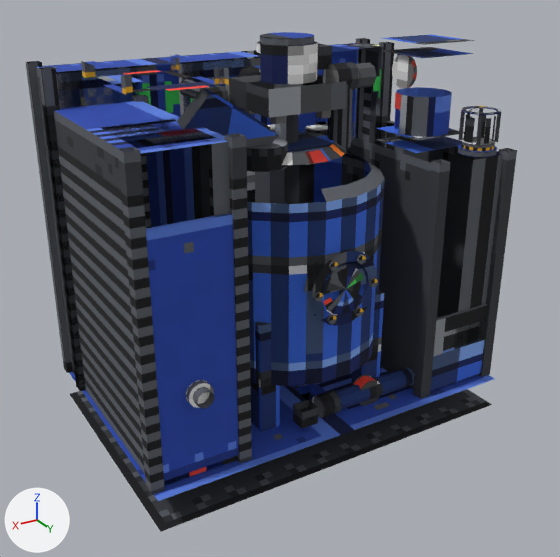
Renders of the glTF model computers/src/main/resources/assets/jsc/jsmodels/chain/chemical_reactor.glb from each side of a commit.
One viewpoint serves both versions: a 50 mm camera at (1.91, 4.38, 2.56) aimed at (-0.94, -0.38, 0.18). Lighting does not change. The marker at lower left points along +X, +Y and +Z. The older version comes first. Where no turn or scale is listed for an object, it has been applied to the vertices. Vertices at exactly the same position are counted once.

In view in the first picture: 'body', 'body_glow', 'part_1_tint_batch_glow' and 1 more.
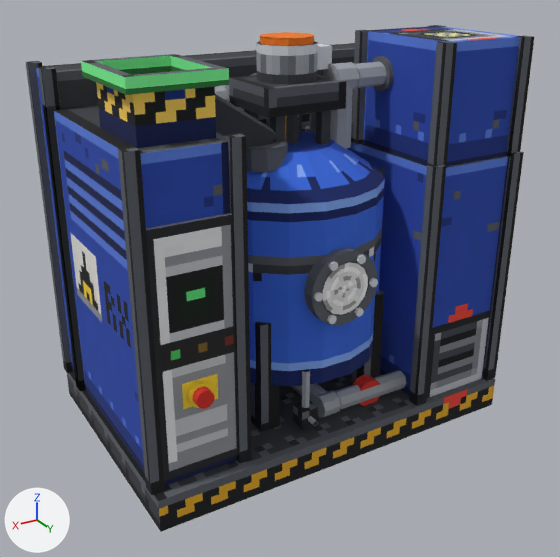
Edits to the bpy script that builds the scene:
```text
Change me_body:
    used by ob_body; location = (-2.5, 0.5, -65.0)
    remove me_body.from_pydata(...)  # 6045 vertices, 5360 faces; spans x -0.02..3.02, y -2.02..0.02, z 64.0..66.99
    add me_body.from_pydata(...)  # 6426 vertices, 5648 faces; spans x -0.02..3.02, y -2.02..0.02, z 64.0..66.99
    me_body part 1: the loose piece of 8 vertices spanning x 0.64..0.73, y -0.17..-0.08, z 64.25..66.16 is moved by (0.09, 0.06, 0.0)
    me_body part 2: the loose piece of 8 vertices spanning x -0.02..0.08, y -0.17..-0.08, z 64.25..66.16 is moved by (0.0, 0.06, 0.0)
    me_body part 3: the loose piece of 24 vertices spanning x 0.04..0.33, y -0.43..-0.14, z 66.12..66.16 is moved by (0.0, -1.03, 0.0)
    me_body part 4: the loose piece of 49 vertices spanning x 0.04..0.33, y -0.43..-0.14, z 66.16 is moved by (0.0, -1.03, 0.0)
    me_body part 5: the loose piece of 24 vertices spanning x 0.06..0.31, y -0.41..-0.16, z 66.16..66.21 is moved by (0.0, -1.03, 0.0)
    me_body part 6: the loose piece of 25 vertices spanning x 0.06..0.31, y -0.41..-0.16, z 66.21 is moved by (0.0, -1.03, 0.0)
    me_body part 7: 52 loose pieces with 551 vertices, spanning x 0.0..2.81, y -2.0..-0.09, z 64.28..66.91, are deleted
    me_body part 8: 30 vertices moved from x 0.03..0.69, y -1.62..-0.12, z 64.25..66.78 to x 0.03..0.78, y -1.62..-0.06, z 64.25..66.78; 8 vertices removed from x -0.02..0.64, y -1.67..-1.58, z 64.25..66.16; 936 vertices added at x -0.02..0.83, y -1.67..-0.05, z 64.25..66.97
    me_body part 9: 4374 kept faces spanning x -0.02..3.02, y -2.02..0.02, z 64.0..66.99 get new texture (UV) coordinates
    other edits to the shape of me_body do not show in these pictures
Change me_body_glow:
    used by ob_body_glow; location = (-2.5, 0.5, -65.0)
    remove me_body_glow.from_pydata(...)  # 256 vertices, 192 faces; spans x 0.078..0.297, y -0.391..-0.172, z 66.213..66.463
    add me_body_glow.from_pydata(...)  # 293 vertices, 212 faces; spans x -0.017..3.0, y -2.001..0.002, z 64.0..66.97
    me_body_glow part 10: the loose piece of 64 vertices spanning x 0.078..0.297, y -0.391..-0.172, z 66.213..66.463 is moved by (0.0, -1.031, 0.0)
    me_body_glow part 11: the loose piece of 4 vertices spanning x 0.089..0.113, y -0.357..-0.321, z 66.213..66.4 is moved by (0.0, -1.031, 0.0)
    me_body_glow part 12: 113 vertices added at x -0.017..3.0, y -2.001..0.002, z 64.0..66.97
    other edits to the shape of me_body_glow do not show in these pictures
Change me_part_1_tint_batch_glow:
    where me_part_1_tint_batch_glow.from_pydata(...)  # 65 vertices, 32 faces; spans x -0.192..0.192, y -0.003..0.004, z -0.192..0.192
    used by ob_part_1_tint_batch_glow; location = (-1.0, 0.409, 0.375)
    me_part_1_tint_batch_glow part 13: texture (UV) coordinates of 32 of 32 faces, centred in x -0.126..0.126, y -0.001..0.001, z -0.126..0.126, changed; they spanned u 0.0..0.98, v 0.49..0.55 and now span u 0.0..0.99, v 0.42..0.48
```

What differs and where, as boxes [x1, y1, x2, y2] in the pictures (560 x 557 px; the box of a moved part takes in the faces that stretch with it):
'body', reshaped: before [26, 32, 517, 532]; after [26, 25, 534, 532]
'body_glow', reshaped: before [464, 114, 496, 144]; after [402, 29, 496, 409]
part 1 of me_body, moved or reshaped: before [413, 159, 450, 399]; after [409, 164, 446, 406]
part 2 of me_body, moved or reshaped: before [478, 148, 517, 377]; after [483, 151, 524, 380]
part 3 of me_body, moved or reshaped (not visible afterwards): before [458, 148, 497, 157]
part 4 of me_body, moved or reshaped (not visible afterwards): before [458, 144, 497, 152]
part 5 of me_body, moved or reshaped (not visible afterwards): before [473, 143, 495, 151]
part 6 of me_body, moved or reshaped (not visible afterwards): before [461, 137, 495, 145]
part 7 of me_body, deleted: before [57, 35, 501, 391]
part 8 of me_body, built on: before [317, 42, 503, 388]; after [308, 25, 534, 398]
part 9 of me_body, surface changed: before [36, 32, 503, 532]; after [27, 32, 509, 532]
part 10 of me_body_glow, moved or reshaped (not visible afterwards): before [464, 116, 496, 144]
part 11 of me_body_glow, moved or reshaped (not visible afterwards): before [481, 115, 486, 138]
part 12 of me_body_glow, added (mostly hidden): after [402, 29, 496, 409]
part 13 of me_part_1_tint_batch_glow, surface changed (lighter): [323, 267, 364, 315] in both
